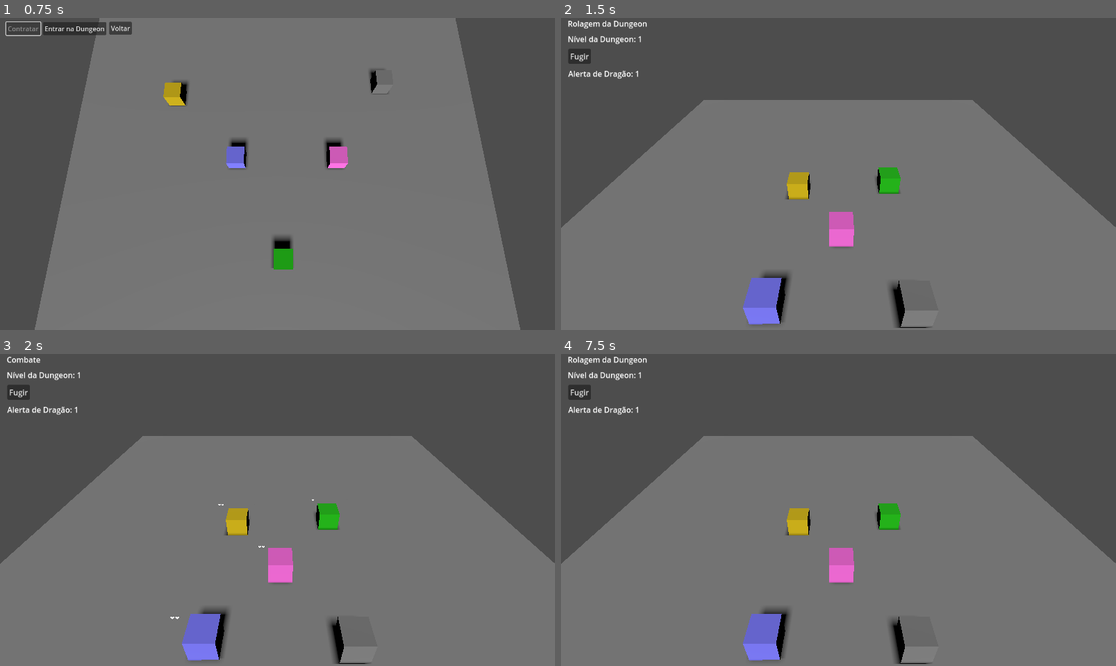
Above: before the commit, frames 1-4 (two rows, left to right).
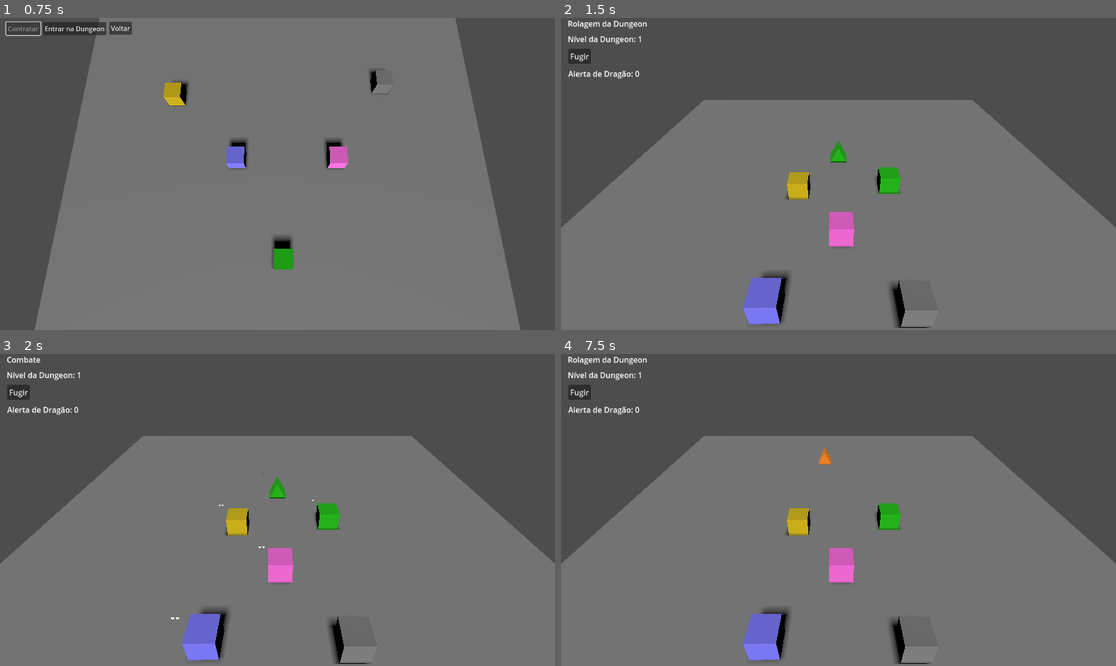
Above: after the commit, the same moments.

Repository: lazaromenezes/dungeon-explorer-godot
Game: Godot game, scene res://scenes/tavern/tavern.tscn
The game is run twice, just before and just after one commit, with the same random seed, the same clock (stepped at 60 frames per second) and the same inputs.
Inputs:
- Up to frame 1 (0.75 s): click "Contratar" at 0.5 s
- Up to frame 2 (1.5 s): click "Entrar na Dungeon" at 1.25 s
- Up to frame 3 (2 s): no input
- Up to frame 4 (7.5 s): click "Fugir" at 2 s; click "Voltar" at 2.75 s; click "Novo Jogo" at 3.5 s; click "Contratar" at 4.25 s; click "Voltar" at 5 s; click "Novo Jogo" at 5.75 s; click "Contratar" at 6.5 s; click "Entrar na Dungeon" at 7.25 s

Frame 1 is identical in both runs. In frame 2, 0.2% of the frame differs, in the area x 13-52%, y 16-47%; in frame 3, 0.2%, in the area x 13-57%, y 16-86%; in frame 4, less than 0.1%.

Commit message:
Add chest and potion to the roll list

Diff:
--- /dev/null
+++ b/materials/basic/orange.tres
@@ -0,0 +1,4 @@
+[gd_resource type="StandardMaterial3D" format=3 uid="uid://sxvey60acbof"]
+
+[resource]
+albedo_color = Color(0.996078, 0.54902, 0.12549, 1)
--- a/scenes/characters/enemies/enemy.tscn
+++ b/scenes/characters/enemies/enemy.tscn
@@ -21,5 +21,5 @@
 mesh = SubResource("PrismMesh_r4djc")
 
 [node name="HealthBar" parent="." instance=ExtResource("2_6sw5v")]
-transform = Transform3D(0.3, 0, 0, 0, 0.3, 0, 0, 0, 0.3, -0.0010488, 0.203186, -0.00124046)
+transform = Transform3D(0.3, 0, 0, 0, 0.3, 0, 0, 0, 0.3, 0, 0.2, 0)
 symbol = "☠"
--- a/scenes/characters/hirelings/champion/champion.tres
+++ b/scenes/characters/hirelings/champion/champion.tres
@@ -11,3 +11,4 @@
 current_health = 0
 max_health = 0
 character_class = 1
+condition = 0
--- a/scenes/characters/hirelings/fighter/fighter.tres
+++ b/scenes/characters/hirelings/fighter/fighter.tres
@@ -9,3 +9,4 @@
 current_health = 0
 max_health = 0
 character_class = 3
+condition = 0
--- a/scenes/characters/hirelings/hireling.tscn
+++ b/scenes/characters/hirelings/hireling.tscn
@@ -23,7 +23,7 @@
 mesh = SubResource("BoxMesh_oxgiq")
 
 [node name="HealthBar" parent="." instance=ExtResource("2_xuy6m")]
-transform = Transform3D(0.3, 0, 0, 0, 0.3, 0, 0, 0, 0.3, -0.0010488, 0.203186, -0.00124046)
+transform = Transform3D(0.3, 0, 0, 0, 0.3, 0, 0, 0, 0.3, 0, 0.2, 0)
 symbol = "❤"
 
 [node name="SelectedIndicator" type="MeshInstance3D" parent="."]
--- a/scenes/dungeon/dungeon.tscn
+++ b/scenes/dungeon/dungeon.tscn
@@ -10,6 +10,8 @@
 [ext_resource type="PackedScene" uid="uid://dtnjygso3ouyg" path="res://scenes/characters/hirelings/rogue/rogue.tscn" id="8_lrtie"]
 [ext_resource type="PackedScene" uid="uid://bh2bsndlebpj1" path="res://scenes/characters/enemies/skeleton/skeleton.tscn" id="9_b3n2r"]
 [ext_resource type="PackedScene" uid="uid://dxinsc5iluilg" path="res://scenes/characters/hirelings/wizard/wizard.tscn" id="10_33h4m"]
+[ext_resource type="PackedScene" uid="uid://ca0n7nb4gya7x" path="res://scenes/items/loot_item/chest/chest.tscn" id="10_814se"]
+[ext_resource type="PackedScene" uid="uid://c16ipdtlnb1tb" path="res://scenes/items/loot_item/potion/potion.tscn" id="11_y5i8w"]
 [ext_resource type="PackedScene" uid="uid://bolydffmm1fbj" path="res://scenes/ui/confirm_dialog/confirm_dialog.tscn" id="12_5w3xi"]
 [ext_resource type="PackedScene" uid="uid://dlhgghgtdi7id" path="res://scenes/characters/enemies/dragon/dragon.tscn" id="12_ykxjg"]
 
@@ -21,7 +23,7 @@
 
 [node name="Dungeon" type="Node3D" node_paths=PackedStringArray("rollable_items")]
 script = ExtResource("1_djhe0")
-rollable_items = [NodePath("Enemies/Slime"), NodePath("Enemies/Goblin"), NodePath("Enemies/Skeleton"), NodePath("Dragon")]
+rollable_items = [NodePath("Enemies/Slime"), NodePath("Enemies/Goblin"), NodePath("Enemies/Skeleton"), NodePath("Dragon"), NodePath("Loot/Chest"), NodePath("Loot/Potion")]
 
 [node name="Scenario" type="Node" parent="."]
 
@@ -76,6 +78,16 @@
 
 [node name="Skeleton" parent="Enemies" groups=["enemies_group"] instance=ExtResource("9_b3n2r")]
 transform = Transform3D(1, 0, 0, 0, 1, 0, 0, 0, 1, 0.426007, 0, -1.10088)
+visible = false
+
+[node name="Loot" type="Node" parent="."]
+
+[node name="Chest" parent="Loot" instance=ExtResource("10_814se")]
+transform = Transform3D(1, 0, 0, 0, 1, 0, 0, 0, 1, 0.183733, 0, -1.44397)
+visible = false
+
+[node name="Potion" parent="Loot" instance=ExtResource("11_y5i8w")]
+transform = Transform3D(1, 0, 0, 0, 1, 0, 0, 0, 1, -0.2, 0, -1.415)
 visible = false
 
 [node name="Dragon" parent="." instance=ExtResource("12_ykxjg")]
--- /dev/null
+++ b/scenes/items/loot_item/chest/chest.tres
@@ -0,0 +1,6 @@
+[gd_resource type="Resource" script_class="LootItemProperties" load_steps=2 format=3 uid="uid://q4e8yecggj6r"]
+
+[ext_resource type="Script" path="res://scenes/items/loot_item/loot_item_properties.gd" id="1_gjv3r"]
+
+[resource]
+script = ExtResource("1_gjv3r")
--- /dev/null
+++ b/scenes/items/loot_item/chest/chest.tscn
@@ -0,0 +1,11 @@
+[gd_scene load_steps=4 format=3 uid="uid://ca0n7nb4gya7x"]
+
+[ext_resource type="PackedScene" uid="uid://bfcn1333vxv3p" path="res://scenes/items/loot_item/loot_item.tscn" id="1_0bhr3"]
+[ext_resource type="Resource" uid="uid://q4e8yecggj6r" path="res://scenes/items/loot_item/chest/chest.tres" id="2_ffrga"]
+[ext_resource type="Material" uid="uid://ciar62gxvpv8r" path="res://materials/basic/pink.tres" id="2_t3hjh"]
+
+[node name="Chest" instance=ExtResource("1_0bhr3")]
+properties = ExtResource("2_ffrga")
+
+[node name="MeshInstance3D" parent="StaticBody3D" index="1"]
+surface_material_override/0 = ExtResource("2_t3hjh")
--- /dev/null
+++ b/scenes/items/loot_item/loot_item.gd
@@ -0,0 +1,23 @@
+extends RollableItem
+class_name LootItem
+
+@export var properties: LootItemProperties
+
+signal selected(stats: Enemy)
+
+func _ready():
+	$StaticBody3D.input_event.connect(_handle_input)
+	rolled.connect(_on_rolled)
+	properties.count_changed.connect(_on_count_changed)
+	properties.count_changed.connect($HealthBar.set_progress_bar)
+
+func _on_rolled(_item):
+	properties.count += 1
+
+func _handle_input(_camera: Node, event: InputEvent, _position: Vector3,
+_normal: Vector3, _shape_idx: int):
+	if event.is_action_pressed("select_item") and properties.count > 0:
+		selected.emit(self)
+
+func _on_count_changed(count: int):
+	visible = count > 0
--- /dev/null
+++ b/scenes/items/loot_item/loot_item.tscn
@@ -0,0 +1,25 @@
+[gd_scene load_steps=5 format=3 uid="uid://bfcn1333vxv3p"]
+
+[ext_resource type="PackedScene" uid="uid://c2svt75w3mah6" path="res://scenes/characters/health_bar.tscn" id="1_4xw6c"]
+[ext_resource type="Script" path="res://scenes/items/loot_item/loot_item.gd" id="1_af7r3"]
+
+[sub_resource type="BoxShape3D" id="BoxShape3D_3tpt2"]
+
+[sub_resource type="PrismMesh" id="PrismMesh_58ow4"]
+
+[node name="LootItem" type="Node3D"]
+script = ExtResource("1_af7r3")
+
+[node name="StaticBody3D" type="StaticBody3D" parent="."]
+
+[node name="CollisionShape3D" type="CollisionShape3D" parent="StaticBody3D"]
+transform = Transform3D(0.2, 0, 0, 0, 0.2, 0, 0, 0, 0.2, 0, 0, 0)
+shape = SubResource("BoxShape3D_3tpt2")
+
+[node name="MeshInstance3D" type="MeshInstance3D" parent="StaticBody3D"]
+transform = Transform3D(0.2, 0, 0, 0, 0.2, 0, 0, 0, 0.2, 0, 0, 0)
+mesh = SubResource("PrismMesh_58ow4")
+
+[node name="HealthBar" parent="." instance=ExtResource("1_4xw6c")]
+transform = Transform3D(0.3, 0, 0, 0, 0.3, 0, 0, 0, 0.3, 0, 0.2, 0)
+symbol = "🪙"
--- /dev/null
+++ b/scenes/items/loot_item/loot_item_properties.gd
@@ -0,0 +1,9 @@
+extends Resource
+class_name LootItemProperties
+
+signal count_changed(count)
+
+var count: int:
+	set(value):
+		count = value
+		count_changed.emit(count)
--- /dev/null
+++ b/scenes/items/loot_item/potion/potion.tres
@@ -0,0 +1,6 @@
+[gd_resource type="Resource" script_class="LootItemProperties" load_steps=2 format=3 uid="uid://8jaedl43iwgb"]
+
+[ext_resource type="Script" path="res://scenes/items/loot_item/loot_item_properties.gd" id="1_2rkb6"]
+
+[resource]
+script = ExtResource("1_2rkb6")
--- /dev/null
+++ b/scenes/items/loot_item/potion/potion.tscn
@@ -0,0 +1,11 @@
+[gd_scene load_steps=4 format=3 uid="uid://c16ipdtlnb1tb"]
+
+[ext_resource type="PackedScene" uid="uid://bfcn1333vxv3p" path="res://scenes/items/loot_item/loot_item.tscn" id="1_suptt"]
+[ext_resource type="Resource" uid="uid://8jaedl43iwgb" path="res://scenes/items/loot_item/potion/potion.tres" id="2_bhvtr"]
+[ext_resource type="Material" uid="uid://sxvey60acbof" path="res://materials/basic/orange.tres" id="2_bo42l"]
+
+[node name="Potion" instance=ExtResource("1_suptt")]
+properties = ExtResource("2_bhvtr")
+
+[node name="MeshInstance3D" parent="StaticBody3D" index="1"]
+surface_material_override/0 = ExtResource("2_bo42l")
Not shown: 1 places in scenes/dungeon/dungeon.tscn that only renumber resources
